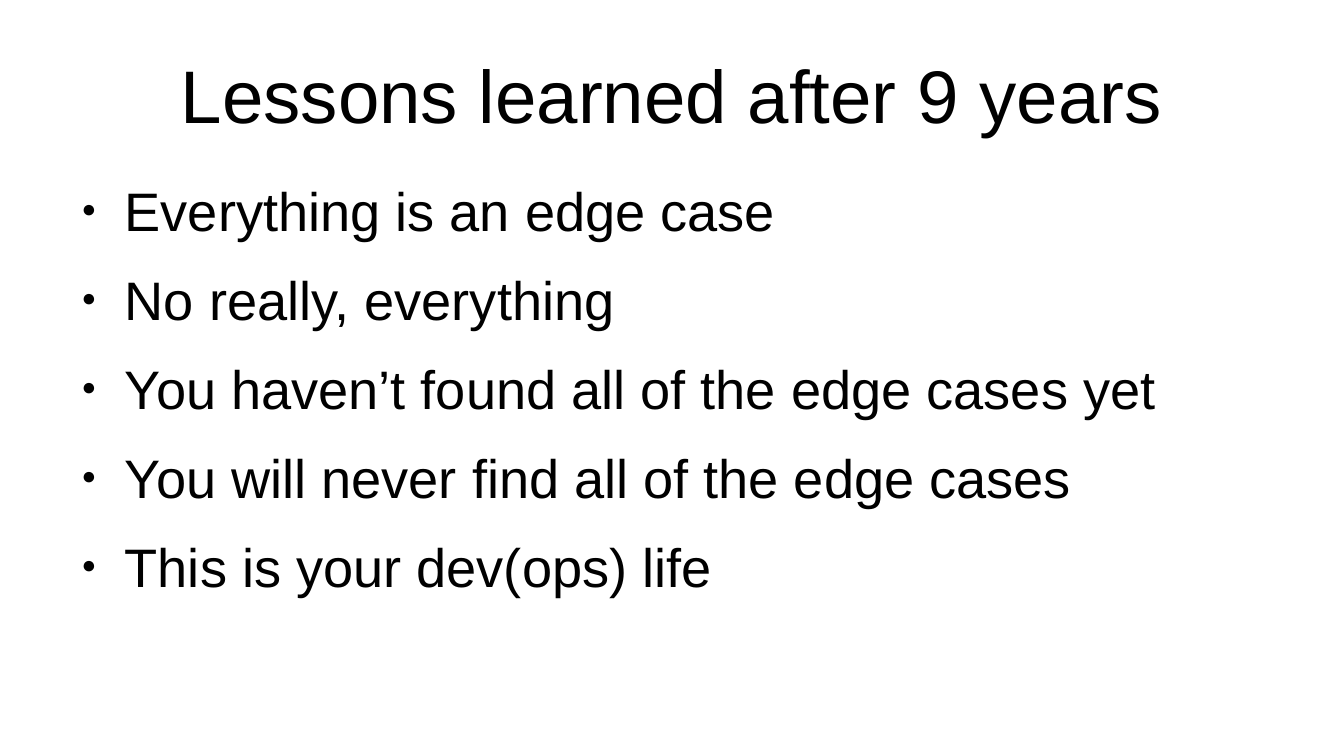
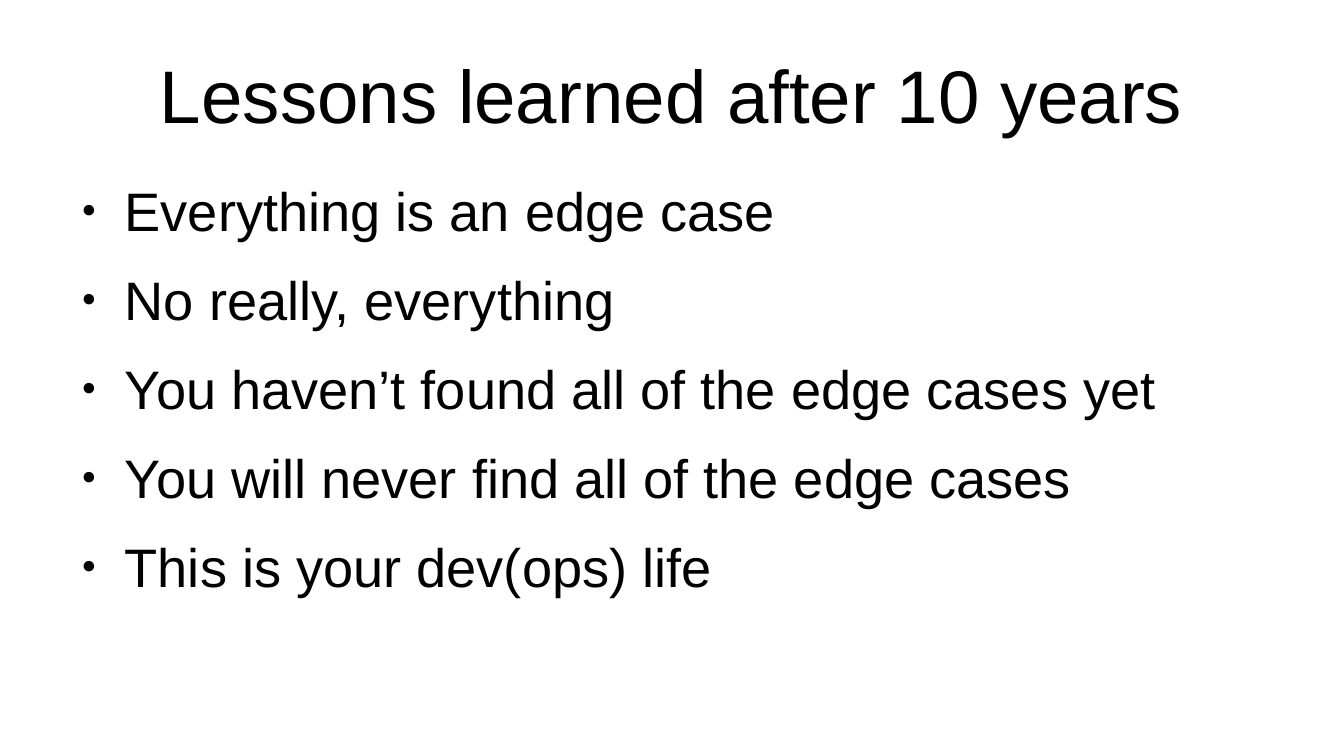
Before and after one commit to apergos/wikitalks, a slide deck: slide 76 of dumps-9-years-compressed.odp (slide 63 before the commit). Drawn at 1344x756 pixels with LibreOffice and Linux fonts; fonts in the diff are those of the drawing. Boxes give left, top, right and bottom in pixels: in the first picture for what was removed or moved away, otherwise in the second. Text is boxed around its words. In the diff, an @@ line names an element or a change of style, - is before the commit and + after.

```diff
--- a/dumps-9-years-compressed.odp
+++ b/dumps-9-years-compressed.odp
@@ title at [160,69,1182,137]: text changed @@
-Lessons learned after 9 years
+Lessons learned after 10 years
```
Also in this commit, not shown: 10 other slides changed, 13 slides added.
